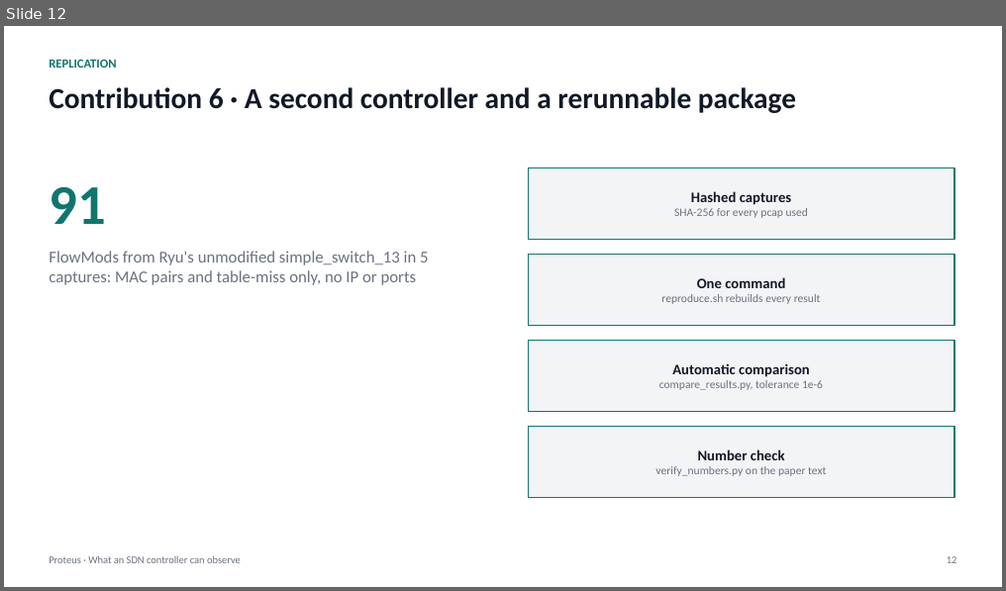
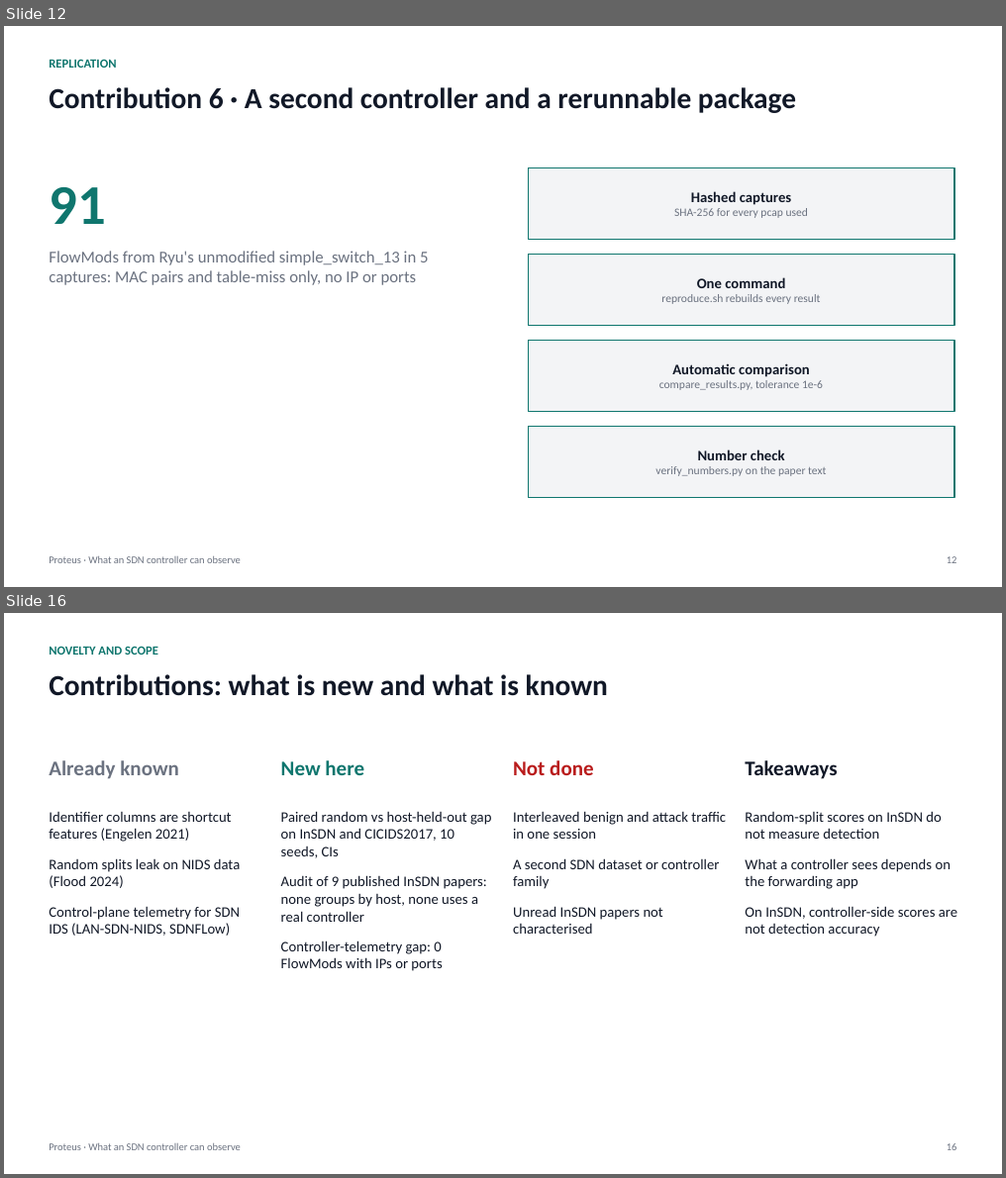
Before and after one commit to adhyan-jain/Proteus, a slide deck: research/insdn_controller/PRESENTATION.pptx. Shown one above the other, each under a label of ours: slide 12 before the commit, slides 12 and 16 after it; the slides between them are not shown. The pictures are 1006x591 and 1006x1178 pixels, drawn with LibreOffice and Linux fonts; fonts in the diff are those of the drawing. Boxes give left, top, right and bottom in pixels: in the first picture for what was removed or moved away, otherwise in the second. Text is boxed around its words. In the diff, an @@ line names an element or a change of style, - is before the commit and + after.

Commit message:
Deck: two-dataset split audit, published-paper protocol table, known-vs-new contributions (16 slides)

```diff
--- a/research/insdn_controller/PRESENTATION.pptx
+++ b/research/insdn_controller/PRESENTATION.pptx
@@ slide 16 added at (4,613,1002,1174), background #FFFFFF @@
@@ text added at (49,646,158,655), 12 pt, text #0F766E, bold @@
+NOVELTY AND SCOPE
@@ text added at (49,674,608,696), 28 pt, text #111827, bold @@
+Contributions: what is new and what is known
@@ text added at (49,761,179,779), 20 pt, text #6B7280, bold @@
+Already known
@@ text added at (281,761,364,775), 20 pt, text #0F766E, bold @@
+New here
@@ text added at (513,761,593,775), 20 pt, text #B91C1C, bold @@
+Not done
@@ text added at (745,761,837,779), 20 pt, text #111827, bold @@
+Takeaways
@@ text added at (49,812,240,936), 14 pt, text #111827 @@
+Identifier columns are shortcut features (Engelen 2021)
+Random splits leak on NIDS data (Flood 2024)
+Control-plane telemetry for SDN IDS (LAN-SDN-NIDS, SDNFLow)
@@ text added at (281,811,491,971), 14 pt, text #111827 @@
+Paired random vs host-held-out gap on InSDN and CICIDS2017, 10 seeds, CIs
+Audit of 9 published InSDN papers: none groups by host, none uses a real controller
+Controller-telemetry gap: 0 FlowMods with IPs or ports
@@ text added at (513,811,726,934), 14 pt, text #111827 @@
+Interleaved benign and attack traffic in one session
+A second SDN dataset or controller family
+Unread InSDN papers not characterised
@@ text added at (745,811,957,937), 14 pt, text #111827 @@
+Random-split scores on InSDN do not measure detection
+What a controller sees depends on the forwarding app
+On InSDN, controller-side scores are not detection accuracy
@@ text added at (49,1144,241,1151), 10 pt, text #6B7280 @@
+Proteus · What an SDN controller can observe
@@ text added at (946,1144,957,1151), 10 pt, text #6B7280 @@
+16
```
Also in this commit, not shown: 2 slides changed, 2 other slides added, 2 slides removed, 1 other file.
